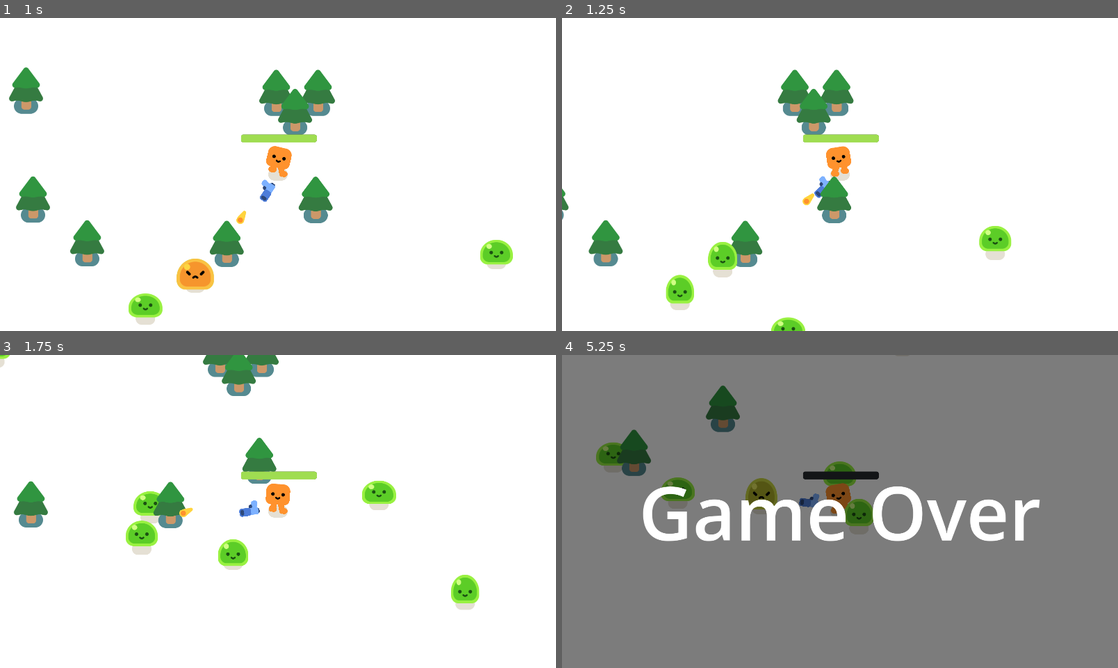
Above: before the commit, frames 1-4 (two rows, left to right).
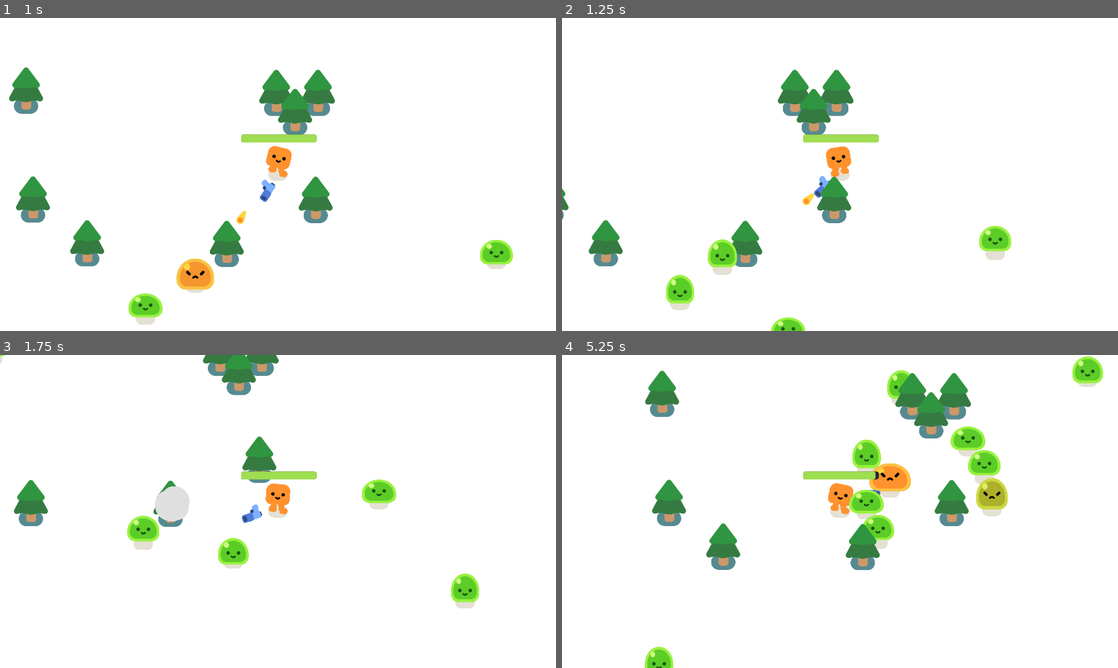
Above: after the commit, the same moments.

Repository: sdepouw/GodotSandbox
Game: Godot game, scene res://survivors_game.tscn
Two runs of this game, one before a commit and one after it. Both use one fixed random seed, a clock stepped at 60 frames per second and the inputs below.
Inputs:
- Up to frame 1 (1 s): hold D (move_right) from 0.53 s (still down)
- Up to frame 2 (1.25 s): keep holding D (move_right)
- Up to frame 3 (1.75 s): release D (move_right) at 1.28 s; hold S (move_down) from 1.28 s (still down)
- Up to frame 4 (5.25 s): release S (move_down) at 2.03 s; hold D (move_right) 2.03-2.78 s; hold W (move_up) 2.78-3.53 s; hold A (move_left) 3.53-5.03 s; hold S (move_down) from 5.03 s (still down)

Frame 1 is identical in both runs. In frame 2, 0.3% of the frame differs, in the area x 26-48%, y 50-83%; in frame 3, 2.3%; in frame 4, 97%, in the area x 0-100%, y 0-100%.

Commit message:
Set player/mob floor detection disabled
Prevents mobs from sticking to the player, as if it was a moving platform

Diff:
--- a/First 2D Game From Zero/Game/mob.tscn
+++ b/First 2D Game From Zero/Game/mob.tscn
@@ -9,6 +9,8 @@
 [node name="Mob" type="CharacterBody2D"]
 collision_layer = 2
 collision_mask = 3
+motion_mode = 1
+platform_floor_layers = 4294967040
 script = ExtResource("1_nokgg")
 
 [node name="Slime" parent="." instance=ExtResource("1_dy6sc")]
--- a/First 2D Game From Zero/Game/survivors_game.tscn
+++ b/First 2D Game From Zero/Game/survivors_game.tscn
@@ -26,7 +26,8 @@
 
 [node name="Player" parent="." instance=ExtResource("1_3cish")]
 position = Vector2(960, 540)
-damage_rate = 500.0
+motion_mode = 1
+platform_floor_layers = 4294967040
 
 [node name="Path2D" type="Path2D" parent="Player"]
 position = Vector2(-962, -541)
